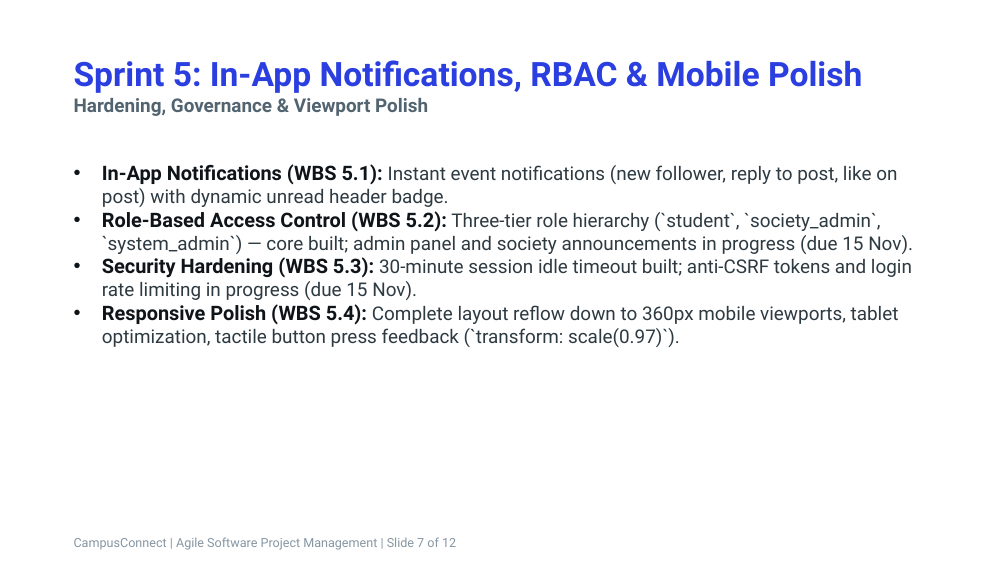
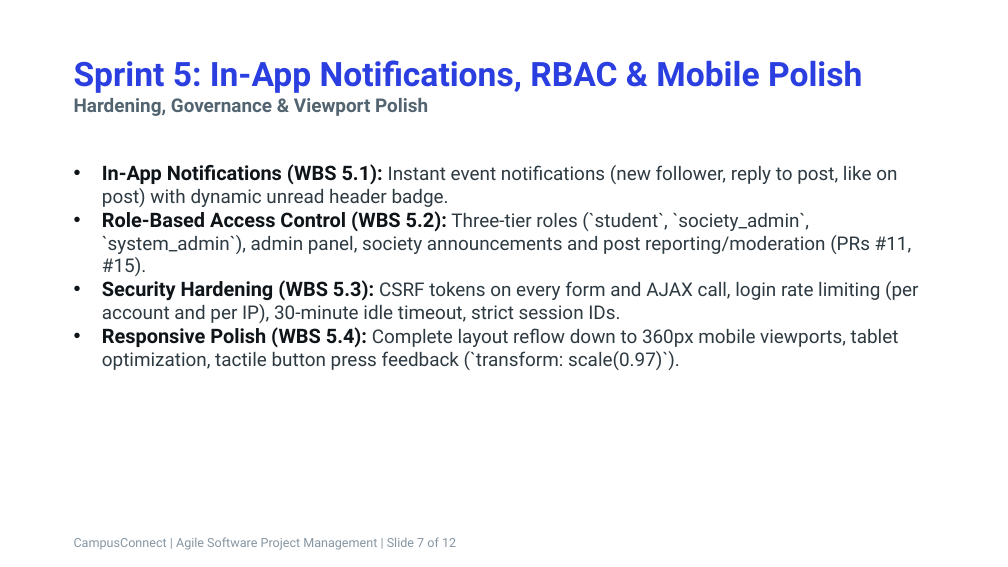
Before and after one commit to muddassir1935/ASPM-PROJECT-, a slide deck: slide 7 of AIR_Presentation.pptx. Drawn at 1008x567 pixels with LibreOffice and Linux fonts; fonts in the diff are those of the drawing. Boxes give left, top, right and bottom in pixels: in the first picture for what was removed or moved away, otherwise in the second. Text is boxed around its words. In the diff, an @@ line names an element or a change of style, - is before the commit and + after.

```diff
--- a/AIR_Presentation.pptx
+++ b/AIR_Presentation.pptx
@@ text at (102,211,918,323): text changed @@
-• Role-Based Access Control (WBS 5.2): Three-tier role hierarchy (`student`, `society_admin`, `system_admin`) — core built; admin panel and society announcements in progress (due 15 Nov).
-• Security Hardening (WBS 5.3): 30-minute session idle timeout built; anti-CSRF tokens and login rate limiting in progress (due 15 Nov).
+• Role-Based Access Control (WBS 5.2): Three-tier roles (`student`, `society_admin`, `system_admin`), admin panel, society announcements and post reporting/moderation (PRs #11, #15).
+• Security Hardening (WBS 5.3): CSRF tokens on every form and AJAX call, login rate limiting (per account and per IP), 30-minute idle timeout, strict session IDs.
```
Also in this commit, not shown: 4 other slides changed, 5 other files.
